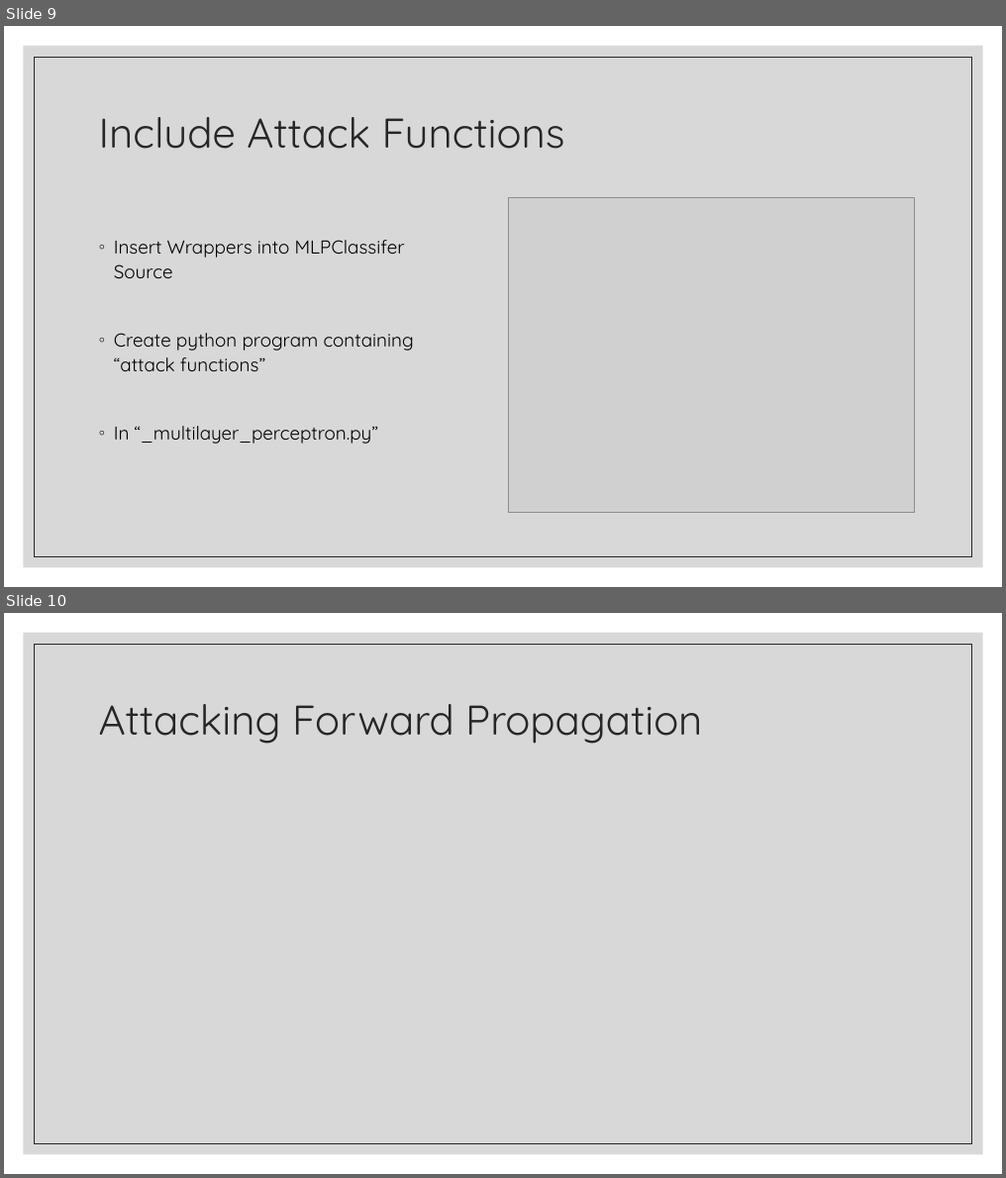
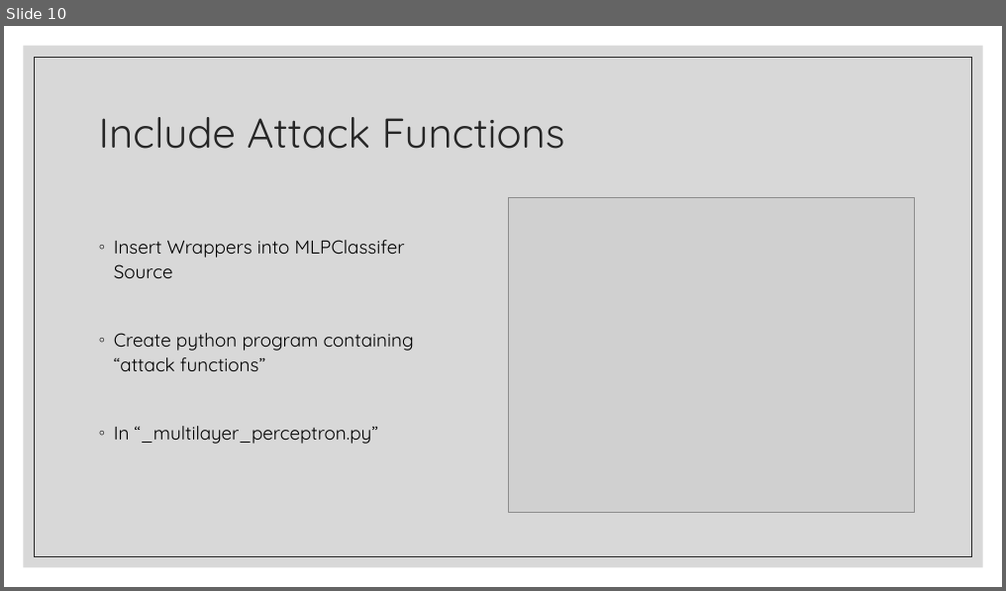
Before and after one commit to landonbuell/Convolutional-Neural-Networks, a slide deck: Presentations/09_04_2020/Modeling Attack Functions.pptx. Shown one above the other, each under a label of ours: slides 9 and 10 before the commit, slide 10 after it. The pictures are 1006x1178 and 1006x591 pixels, drawn with LibreOffice and Linux fonts; fonts in the diff are those of the drawing; grey boxes stand for pictures. Boxes give left, top, right and bottom in pixels: in the first picture for what was removed or moved away, otherwise in the second. Text is boxed around its words. In the diff, an @@ line names an element or a change of style, - is before the commit and + after.

Commit message:
10 April 2020
- Modified ATTACK to include binary trigger condition
- Running program for round to 0 w/ 50/50 external trigger
- Need to create & impliment analysis script
- Modifying powerpoint for 4/13

```diff
--- a/Presentations/09_04_2020/Modeling Attack Functions.pptx
+++ b/Presentations/09_04_2020/Modeling Attack Functions.pptx
@@ slide 10 removed at [4, 613, 1002, 1174], background #FFFFFF; not listed: 2 template elements that a slide beside it also shows @@
@@ title removed at [99, 704, 702, 744] @@
-Attacking Forward Propagation
@@ what was slide 9 is now slide 10 @@
```
Also in this commit, not shown: 1 slide changed, 6 slides added, 5 other files.
